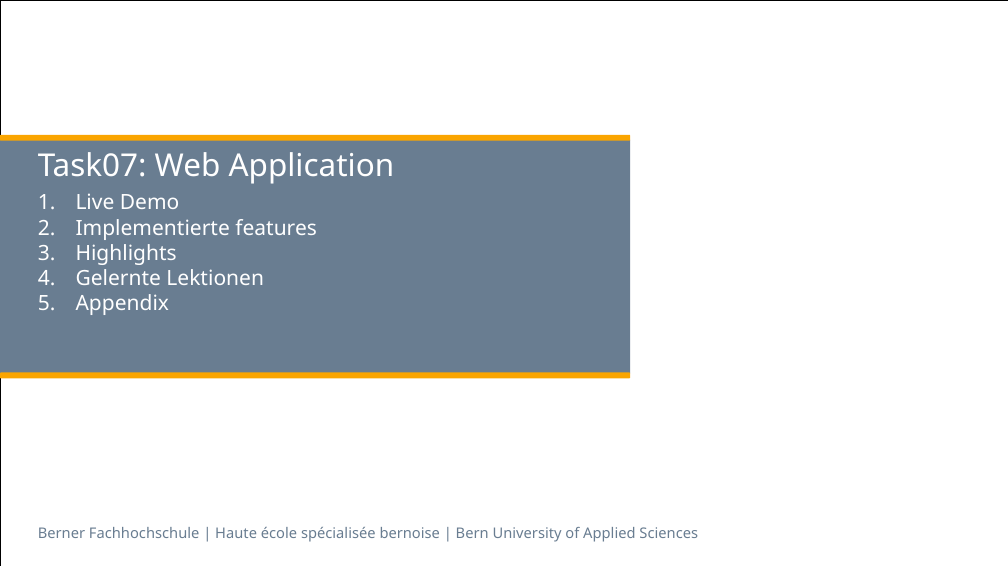
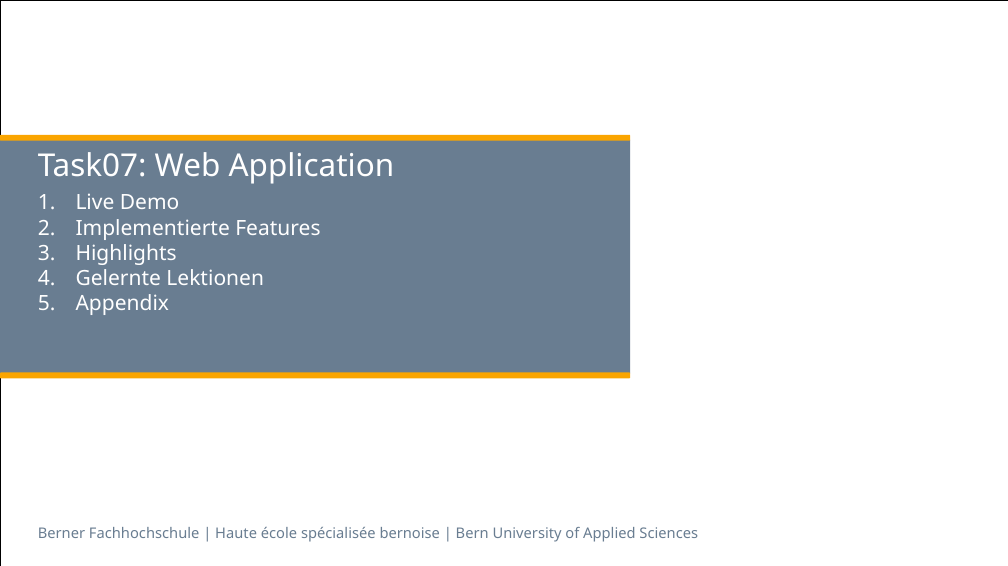
Before and after one commit to selvs1/ePsyDoc, a slide deck: slide 2 of doc/task-07/Task07.pptx. Drawn at 1008x566 pixels with LibreOffice and Linux fonts; fonts in the diff are those of the drawing. Boxes give left, top, right and bottom in pixels: in the first picture for what was removed or moved away, otherwise in the second. Text is boxed around its words. In the diff, an @@ line names an element or a change of style, - is before the commit and + after.

```diff
--- a/doc/task-07/Task07.pptx
+++ b/doc/task-07/Task07.pptx
@@ subtitle at (76, 219, 320, 240): text changed @@
-2. Implementierte features
+2. Implementierte Features
```
Also in this commit, not shown: 3 other slides changed.
